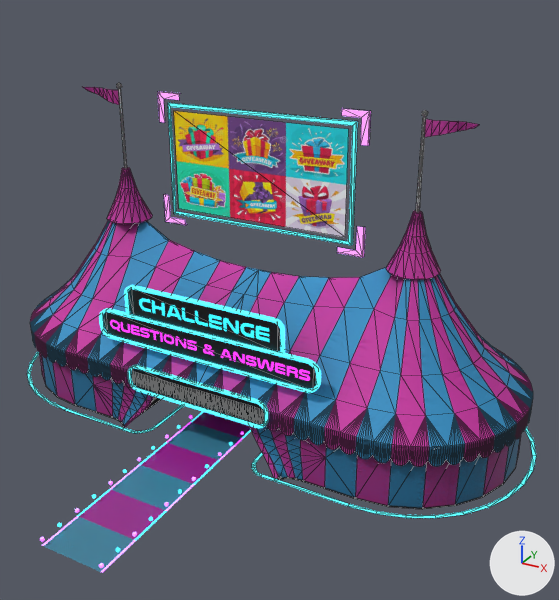
The glTF model tentQA.glb as it was, and as the next commit left it.
The view is the same before and after, from a 50 mm lens placed at (1.01, 1.17, 2.18), pointed at (-0.56, 4.02, 0.75). Arrows for +X, +Y and +Z are at lower right; the lights stay in place. Mesh edges are drawn as thin lines on the coarser meshes. Where no turn or scale is listed for an object, it has been applied to the vertices. Vertices at the same position are counted once.

Before the edit, the objects in view are built like this:
```python
me_plane_001 = bpy.data.meshes.new('Plane.001')
me_plane_001.from_pydata(...)  # 16 vertices, 18 faces; spans x -8.0..8.0, y -4.5..4.5, z 0.0..1.1
# faces by material slot: [16, 2]
me_plane_001.materials.append(mat_screen)  # cyan #2fd5e7
me_plane_001.materials.append(mat_psoter)  # picture img_screen_gifts
me_plane_003 = bpy.data.meshes.new('Plane.003')
me_plane_003.from_pydata(...)  # 36 vertices, 32 faces; spans x -8.9..8.9, y -5.3..5.3, z 0.0..1.1
me_plane_003.materials.append(mat_glowpink)  # cyan #2fd5e7
me_plane_021 = bpy.data.meshes.new('Plane.021')
me_plane_021.from_pydata(...)  # 112 vertices, 224 faces; spans x -0.394..0.394, y -0.017..0.0, z -0.14..0.002
me_plane_021.materials.append(mat_glow_blue)  # cyan #2fd5e7
ob_plane_001 = bpy.data.objects.new('Plane.001', me_plane_001)
ob_plane_001.parent = ob_tentqa
ob_plane_001.location = (0.0, 15.47, 0.0892)
ob_plane_001.rotation_euler = (0.0, 3.142, 0.0)  # degrees (0, 180, 0)
ob_plane_001.scale = (0.798, 0.798, 0.191)
ob_plane_026 = bpy.data.objects.new('Plane.026', me_plane_021)
ob_plane_026.location = (-0.865, 3.76, 0.37)
ob_plane_029 = bpy.data.objects.new('Plane.029', me_plane_003)
ob_plane_029.parent = ob_tentqa
ob_plane_029.location = (0.0, 15.47, 0.0893)
ob_plane_029.rotation_euler = (0.0, 3.142, 0.0)  # degrees (0, 180, 0)
ob_plane_029.scale = (0.798, 0.798, 0.191)
# also in view: 'Plane.033' at (-0.87, 3.75, 0.3); 'tentQA' at (-0.87, 4.36, 0.79); 'Plane.008' at (-0.87, 3.83, 0.6); 'Plane.006' at (-0.87, 3.83, 0.52); 'Plane.023' at (-0.88, 3.72, 0.02)
```
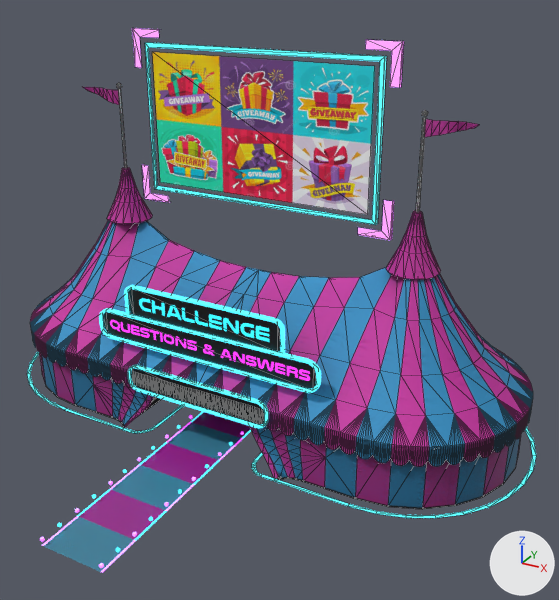
Boxes [x1, y1, x2, y2] around the edits, measured in the pictures (559 x 600 px):
'Plane.001', moved, rescaled (27% wider, 29% taller)
    before: [168, 103, 358, 245]
    after: [145, 42, 387, 225]
'Plane.029', moved, rescaled, turned
    before: [157, 91, 371, 258]
    after: [132, 28, 404, 240]

Edits to the bpy script that builds the scene:
```text
Change me_plane_001:
    where me_plane_001.from_pydata(...)  # 16 vertices, 18 faces; spans x -8.0..8.0, y -4.5..4.5, z 0.0..1.1
    used by ob_plane_001; parent = ob_tentqa; location = (0.0, 15.47, 0.0892); rotation_euler = (0.0, 3.142, 0.0), in degrees (0, 180, 0); scale = (0.798, 0.798, 0.191)
    me_plane_001 part 1: the whole mesh is scaled about its middle by (1, 1.05, 1)
Change me_plane_003:
    where me_plane_003.from_pydata(...)  # 36 vertices, 32 faces; spans x -8.9..8.9, y -5.3..5.3, z 0.0..1.1
    used by ob_plane_029; parent = ob_tentqa; location = (0.0, 15.47, 0.0893); rotation_euler = (0.0, 3.142, 0.0), in degrees (0, 180, 0); scale = (0.798, 0.798, 0.191)
    me_plane_003 part 2: the whole mesh is scaled about its middle by (1, 1.04, 1)
Change ob_plane_001:
    ob_plane_001.location: (0.0, 15.47, 0.0892) -> (0.0, 17.98, 0.0893)
    ob_plane_001.scale: (0.798, 0.798, 0.191) -> (0.982, 0.982, 0.235)
Change ob_plane_029:
    ob_plane_029.rotation_euler: (0.0, 3.142, 0.0) -> (0.0, 0.0, 0.0)  # degrees (0, 180, 0) -> degrees (0, 0, 0)
    ob_plane_029.scale: (0.798, 0.798, 0.191) -> (1.0, 1.0, 1.0)
    ob_plane_029.parent: ob_tentqa -> ob_plane_001
    ob_plane_029.location: (0.0, 15.47, 0.0893) -> (0.0, 0.0, 0.0)
```
